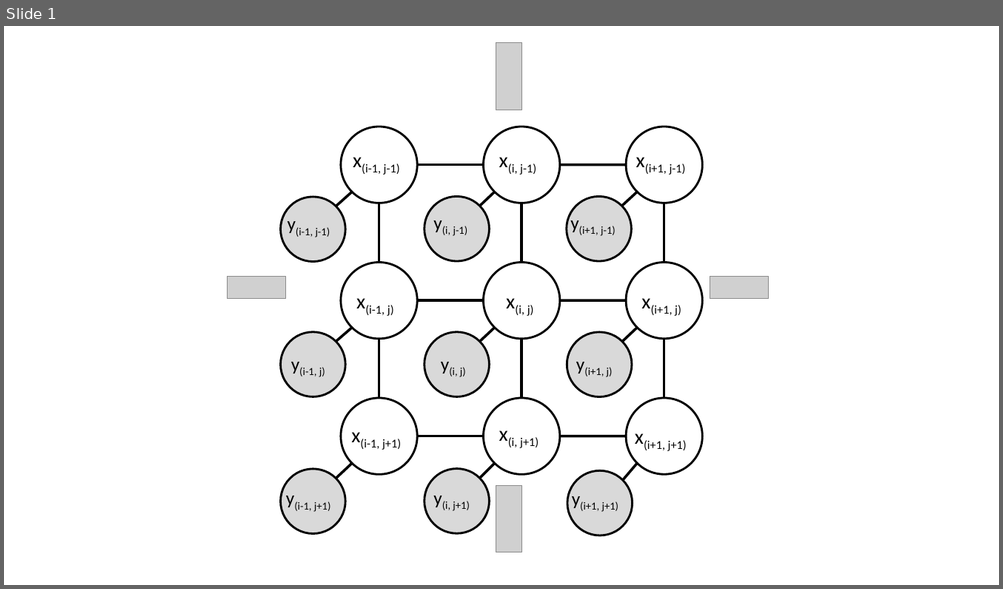
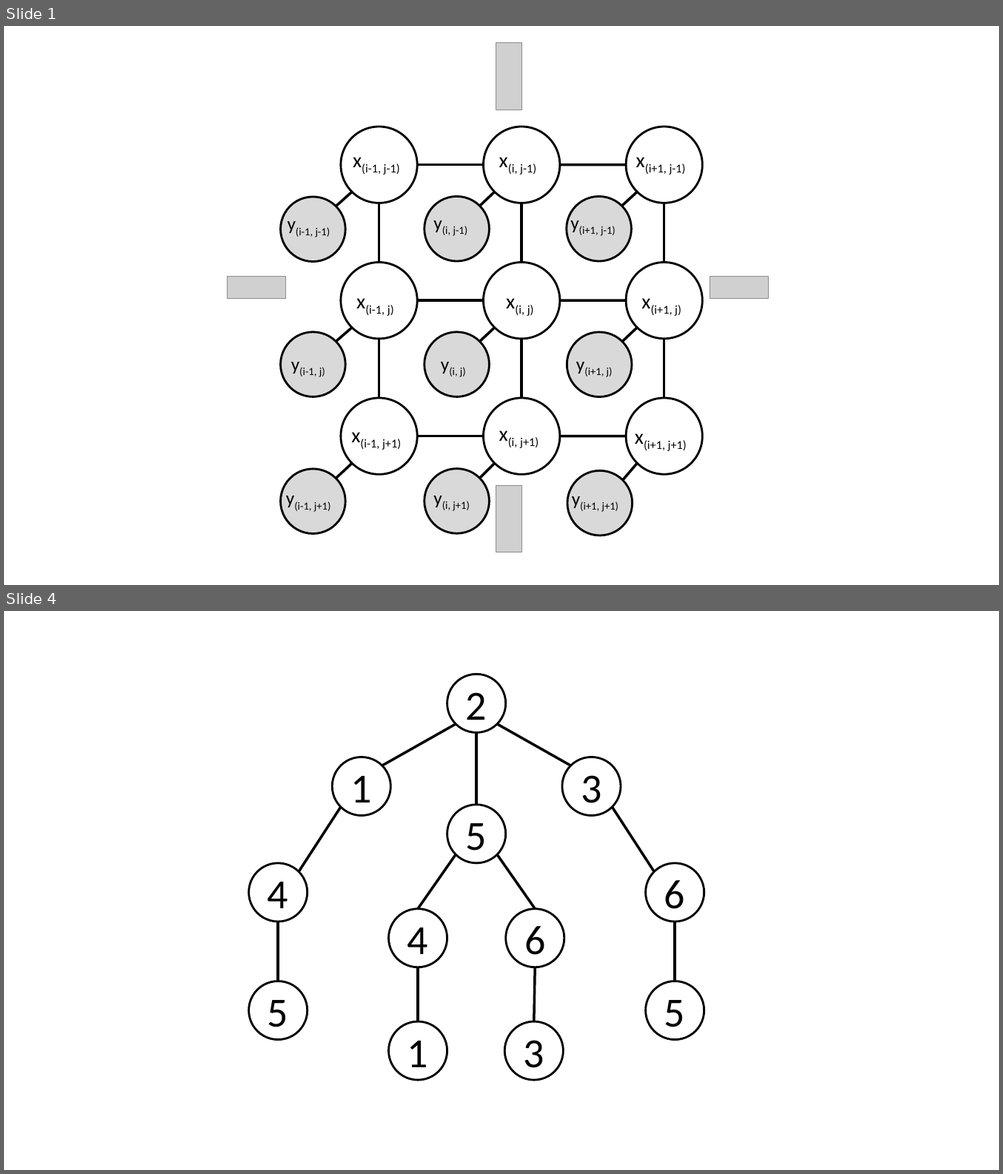
Before and after one commit to hongzimao/6.438, a slide deck: ps5/figures.pptx. Shown one above the other, each under a label of ours: slide 1 before the commit, slides 1 and 4 after it; the slides between them are not shown. The pictures are 1003x589 and 1003x1174 pixels, drawn with LibreOffice and Linux fonts; fonts in the diff are those of the drawing; grey boxes stand for pictures. Boxes give left, top, right and bottom in pixels: in the first picture for what was removed or moved away, otherwise in the second. Text is boxed around its words. In the diff, an @@ line names an element or a change of style, - is before the commit and + after.

```diff
--- a/ps5/figures.pptx
+++ b/ps5/figures.pptx
@@ slide 4 added at [4, 611, 999, 1170], background #FFFFFF @@
@@ ellipse added at [447, 675, 506, 732], outline #000000 2 pt, 40 pt, text #000000 @@
+2
@@ line added from (455, 724) to (382, 766), #000000 2.5 pt @@
@@ line added from (476, 732) to (476, 805), #000000 2.5 pt @@
@@ line added from (497, 724) to (570, 766), #000000 2.5 pt @@
@@ ellipse added at [333, 758, 390, 815], outline #000000 2 pt, 40 pt, text #000000 @@
+1
@@ ellipse added at [562, 758, 620, 815], outline #000000 2 pt, 40 pt, text #000000 @@
+3
@@ line added from (341, 807) to (299, 872), #000000 2.5 pt @@
@@ ellipse added at [447, 805, 506, 863], outline #000000 2 pt, 40 pt, text #000000 @@
+5
@@ line added from (612, 807) to (654, 872), #000000 2.5 pt @@
@@ ellipse added at [249, 863, 307, 921], outline #000000 2 pt, 40 pt, text #000000 @@
+4
@@ line added from (455, 855) to (418, 908), #000000 2.5 pt @@
@@ line added from (497, 855) to (535, 908), #000000 2.5 pt @@
@@ ellipse added at [646, 863, 704, 921], outline #000000 2 pt, 40 pt, text #000000 @@
+6
@@ ellipse added at [388, 908, 447, 967], outline #000000 2 pt, 40 pt, text #000000 @@
+4
@@ ellipse added at [506, 908, 563, 967], outline #000000 2 pt, 40 pt, text #000000 @@
+6
@@ line added from (278, 922) to (278, 982), #000000 2.5 pt @@
@@ line added from (674, 922) to (674, 982), #000000 2.5 pt @@
@@ ellipse added at [249, 982, 307, 1040], outline #000000 2 pt, 40 pt, text #000000 @@
+5
@@ line added from (418, 968) to (418, 1022), #000000 2.5 pt @@
@@ line added from (535, 968) to (534, 1022), #000000 2.5 pt @@
@@ ellipse added at [646, 982, 704, 1040], outline #000000 2 pt, 40 pt, text #000000 @@
+5
@@ ellipse added at [388, 1022, 447, 1080], outline #000000 2 pt, 40 pt, text #000000 @@
+1
@@ ellipse added at [505, 1022, 563, 1080], outline #000000 2 pt, 40 pt, text #000000 @@
+3
```
Also in this commit, not shown: 3 other slides added, 5 other files.
